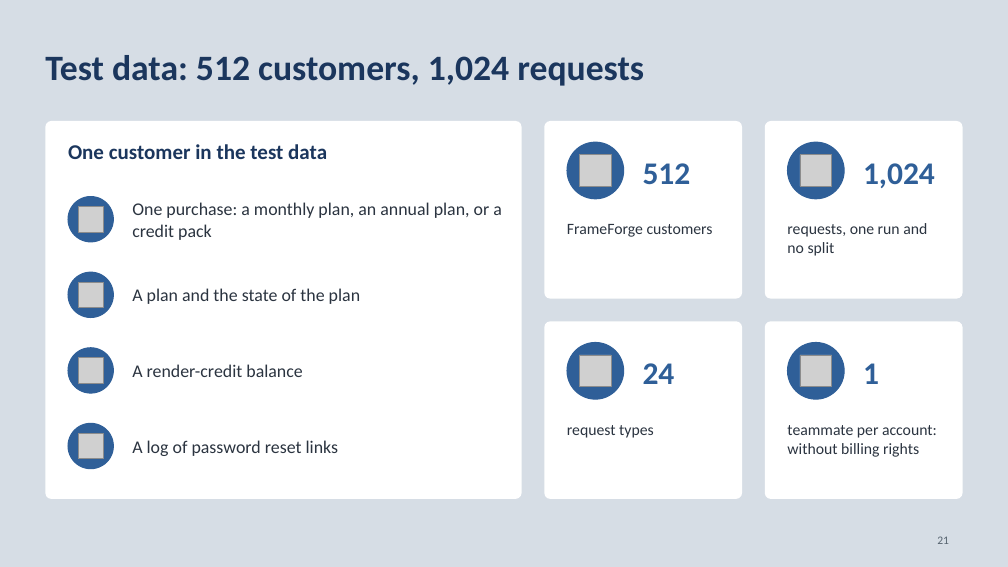
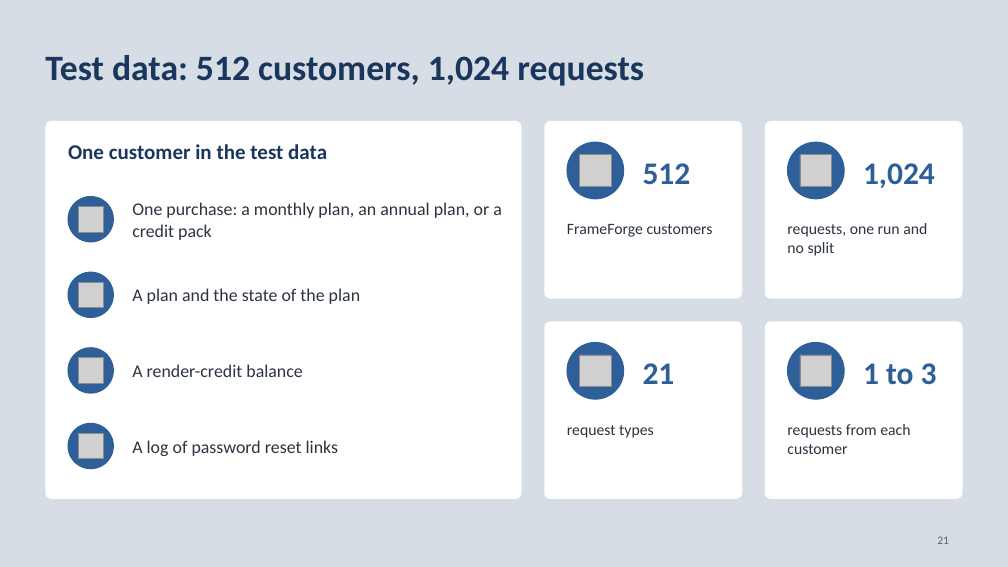
Before and after one commit to neilonthesky/english-presentation, a slide deck: slide 21 of slides/deck.pptx. Drawn at 1008x567 pixels with LibreOffice and Linux fonts; fonts in the diff are those of the drawing; grey boxes stand for pictures. Boxes give left, top, right and bottom in pixels: in the first picture for what was removed or moved away, otherwise in the second. Text is boxed around its words. In the diff, an @@ line names an element or a change of style, - is before the commit and + after.

Commit message:
feat(experiment): expanded and regenerated the triage dataset
- Generated a deterministic dataset of 1,024 requests across 512
  customers and 21 request types.
- Removed the confidence-cascade analysis and its documentation
  references.

```diff
--- a/slides/deck.pptx
+++ b/slides/deck.pptx
@@ text at box(643, 363, 675, 384): text changed @@
-24
+21
@@ text at box(863, 363, 937, 385): text changed @@
-1
+1 to 3
@@ text at box(787, 424, 910, 454): text changed @@
-teammate per account: without billing rights
+requests from each customer
```
Also in this commit, not shown: 9 other slides changed, 1 slide added, 1 slide removed, 34 other files.
